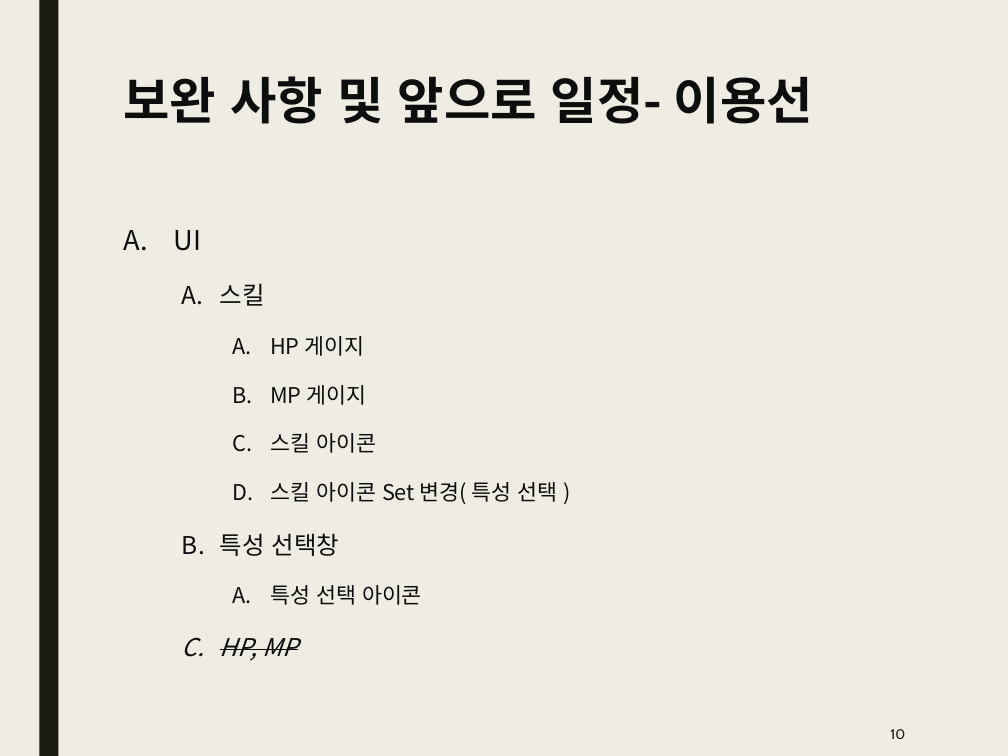
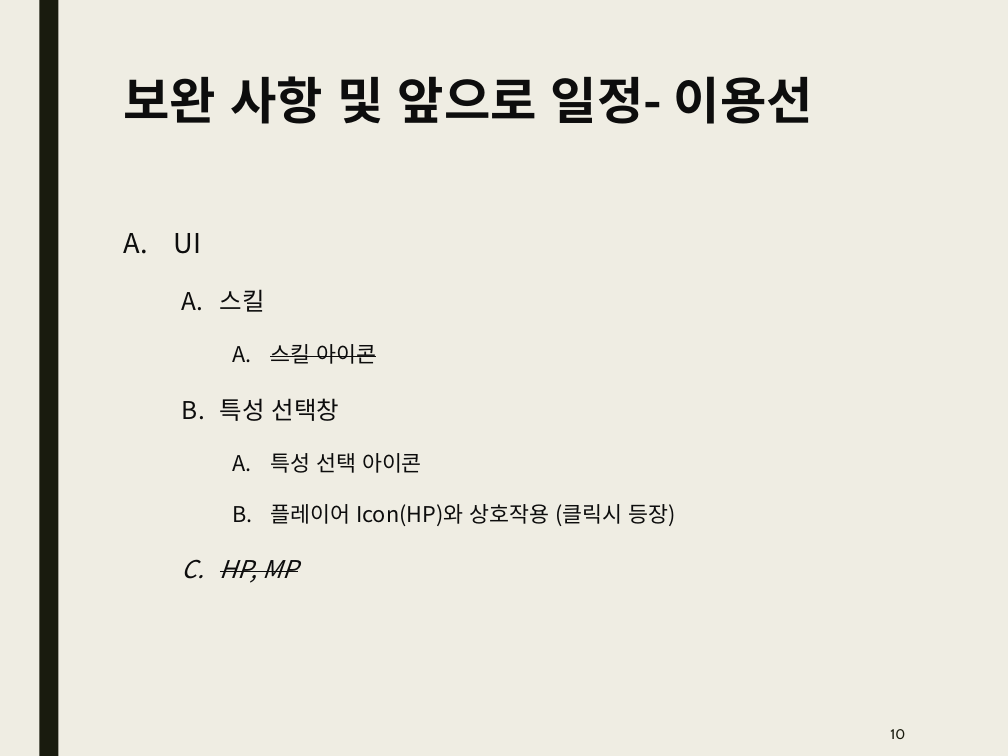
Before and after one commit to Kim2Kang/Documents, a slide deck: slide 10 of 진행사항.pptx. Drawn at 1008x756 pixels with LibreOffice and Linux fonts; fonts in the diff are those of the drawing. Boxes give left, top, right and bottom in pixels: in the first picture for what was removed or moved away, otherwise in the second. Text is boxed around its words. In the diff, an @@ line names an element or a change of style, - is before the commit and + after.

Commit message:
진행사항 ppt 업로드
진행사항 ppt 업로드

```diff
--- a/진행사항.pptx
+++ b/진행사항.pptx
@@ text at (174, 233, 422, 583): strikethrough on in "스킬 아이콘"; line spacing 1.5 to 1.6 @@
@@ text at (270, 336, 366, 405): paragraphs removed @@
-    A. HP 게이지
-    B. MP 게이지
@@ text at (270, 482, 558, 504): paragraph removed @@
-    D. 스킬 아이콘 Set 변경( 특성 선택 )
@@ text at (270, 504, 675, 526): paragraph added @@
+    B. 플레이어 Icon(HP)와 상호작용 (클릭시 등장)
```
Also in this commit, not shown: 4 other slides changed.
